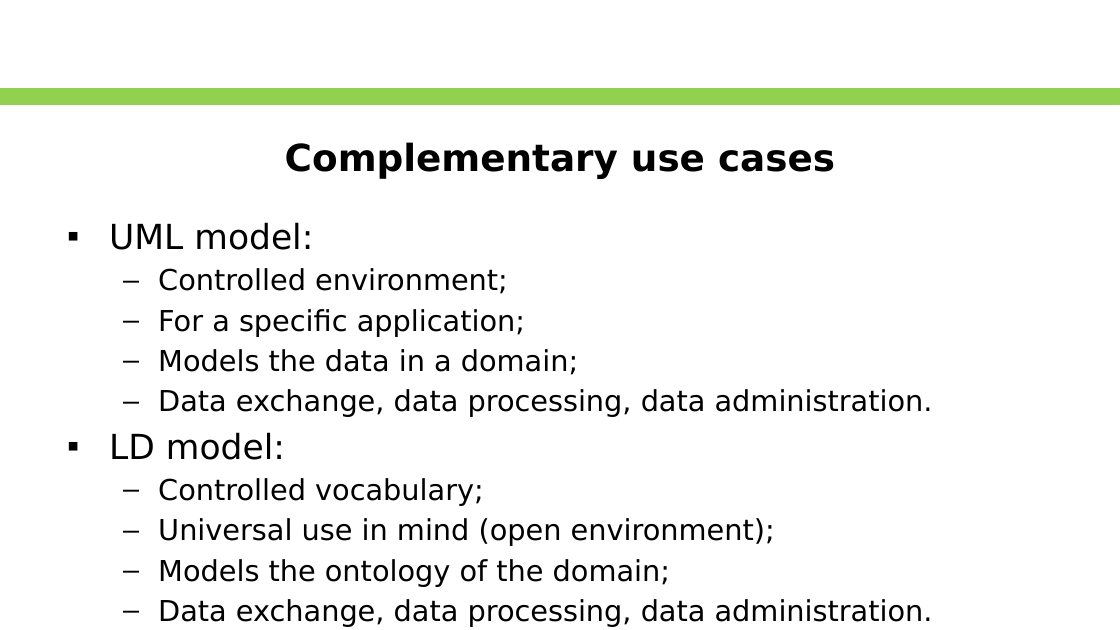
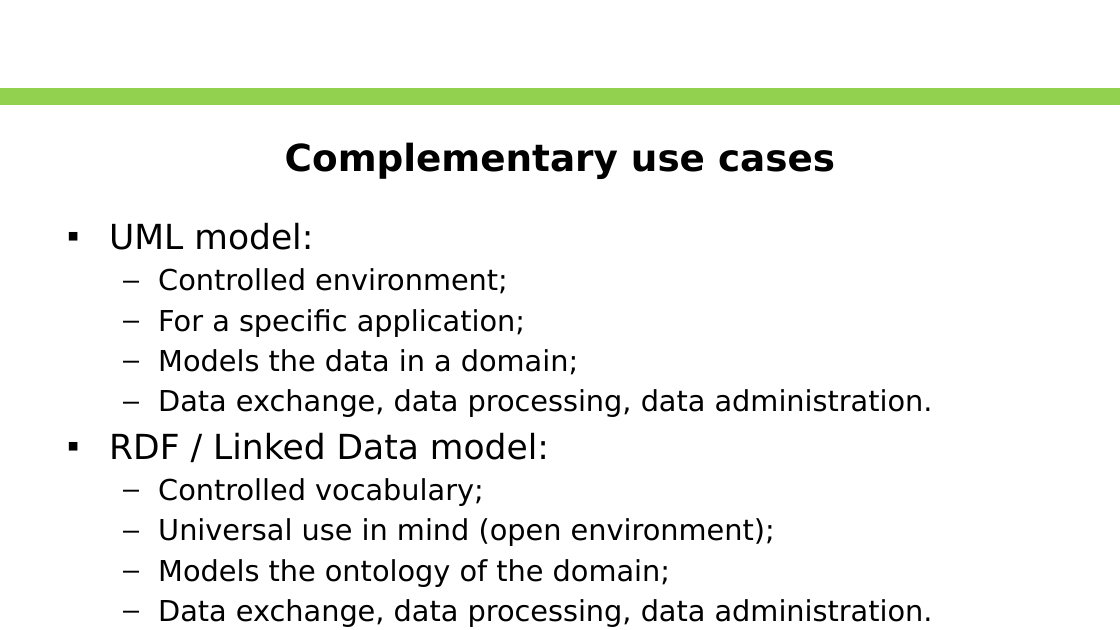
Before and after one commit to Geonovum/NEN3610-Linkeddata, a slide deck: slide 5 of Presentations/NEN3610-LD and ISO19103.pptx (slide 4 before the commit). Drawn at 1120x630 pixels with LibreOffice and Linux fonts; fonts in the diff are those of the drawing; background and template pictures are left out. Boxes give left, top, right and bottom in pixels: in the first picture for what was removed or moved away, otherwise in the second. Text is boxed around its words. In the diff, an @@ line names an element or a change of style, - is before the commit and + after.

Commit message:
Fixed typos

```diff
--- a/Presentations/NEN3610-LD and ISO19103.pptx
+++ b/Presentations/NEN3610-LD and ISO19103.pptx
@@ text at box(109, 432, 549, 460): text changed @@
-▪ LD model:
+▪ RDF / Linked Data model:
```
Also in this commit, not shown: 6 other slides changed, 1 slide added.
